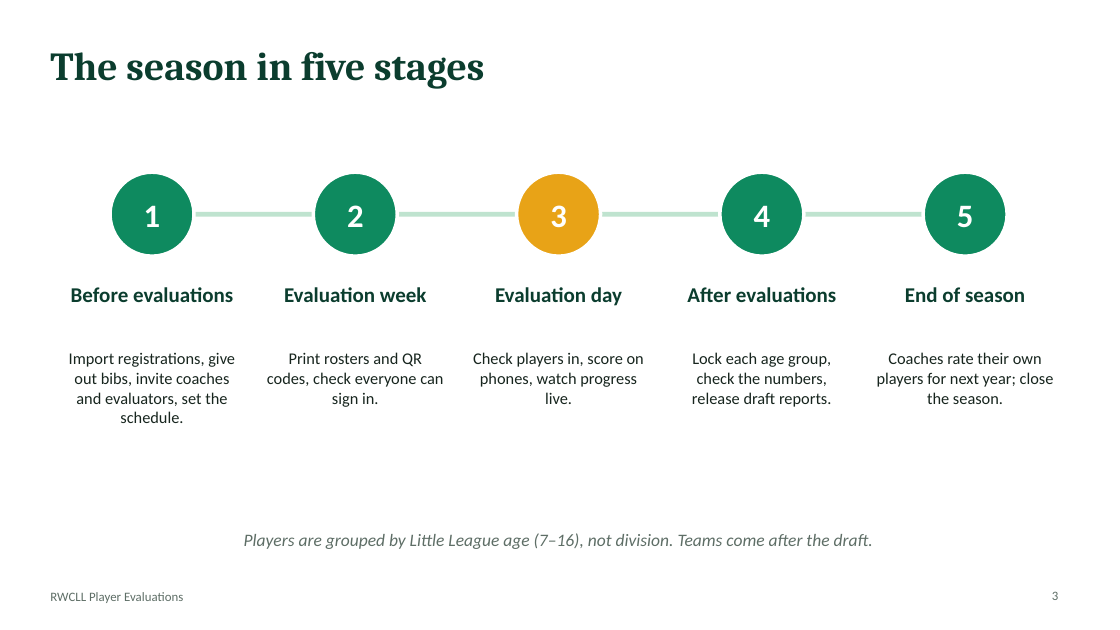
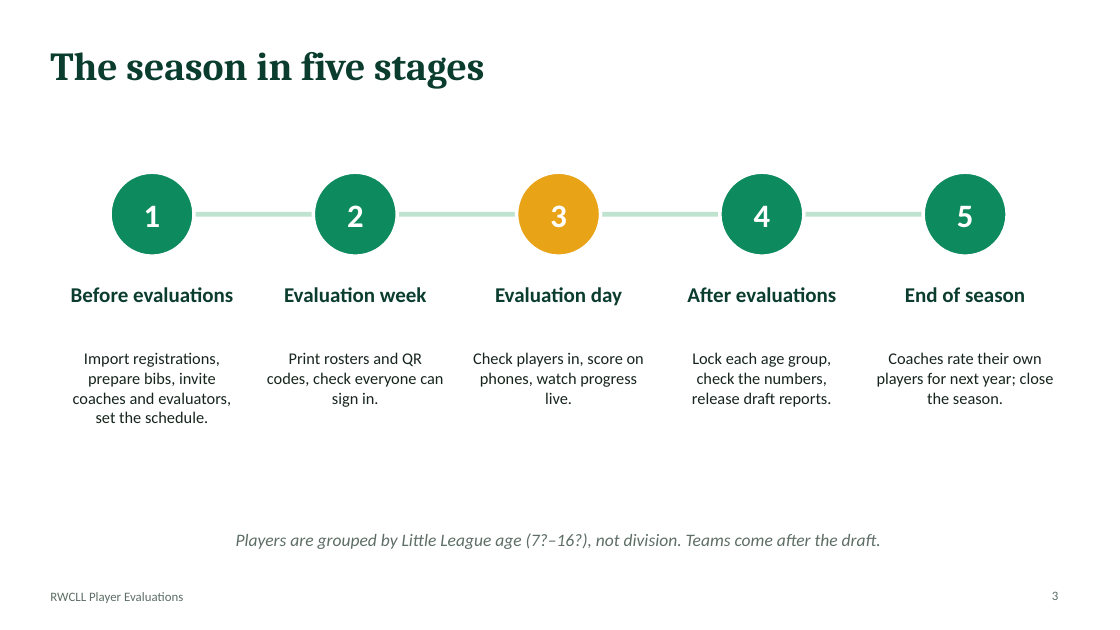
Before and after one commit to rwclldb/rwcll-player-evaluations, a slide deck: slide 3 of docs/board-demo/RWCLL-Player-Evaluations-Board.pptx. Drawn at 1120x630 pixels with LibreOffice and Linux fonts; fonts in the diff are those of the drawing. Boxes give left, top, right and bottom in pixels: in the first picture for what was removed or moved away, otherwise in the second. Text is boxed around its words. In the diff, an @@ line names an element or a change of style, - is before the commit and + after.

```diff
--- a/docs/board-demo/RWCLL-Player-Evaluations-Board.pptx
+++ b/docs/board-demo/RWCLL-Player-Evaluations-Board.pptx
@@ text at <box>73,352,231,423</box>: text changed @@
-Import registrations, give out bibs, invite coaches and evaluators, set the schedule.
+Import registrations, prepare bibs, invite coaches and evaluators, set the schedule.
@@ text at <box>236,533,881,549</box>: text changed @@
-Players are grouped by Little League age (7–16), not division. Teams come after the draft.
+Players are grouped by Little League age (7?–16?), not division. Teams come after the draft.
```
Also in this commit, not shown: 5 other slides changed, 1 other file.
